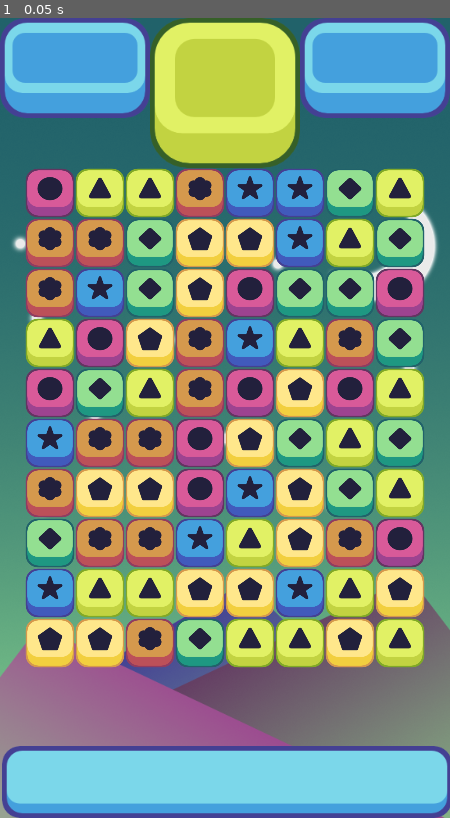
Above: before the commit, frame 1.
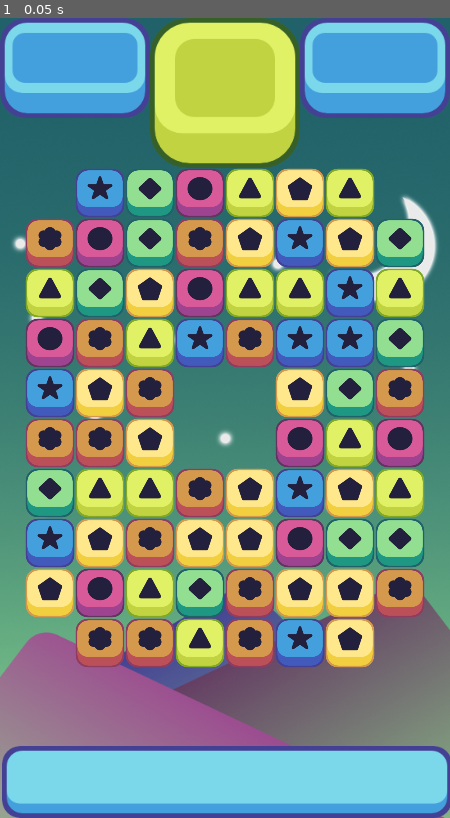
Above: after the commit, the same moment.

Repository: BrunoM24/Match-3
Game: Godot game, scene res://src/GameWindow.tscn
Two runs of this game, one before a commit and one after it. Both use one fixed random seed, a clock stepped at 60 frames per second and the inputs below. The project has no main scene, so this scene is started directly.
Inputs:
- Up to frame 1 (0.05 s): no input

The runs differ from the first frame. In frame 1, 37% of the frame differs, in the area x 5-95%, y 18-82%.

Commit message:
Implemented the possibility to have Empty Spaces on the Board - Part 17

Diff:
--- a/src/GameWindow.tscn
+++ b/src/GameWindow.tscn
@@ -48,6 +48,7 @@
 y_start = 800
 offset = 64
 y_offset = 2
+empty_spaces = PoolVector2Array( 0, 0, 7, 0, 0, 9, 7, 9, 3, 4, 4, 4, 3, 5, 4, 5 )
 
 [node name="DestroyTimer" type="Timer" parent="."]
 wait_time = 0.5
--- a/src/Grid.gd
+++ b/src/Grid.gd
@@ -7,6 +7,9 @@
 export (int) var y_start
 export (int) var offset
 export (int) var y_offset
+
+# Obstacle props
+export (PoolVector2Array) var empty_spaces
 
 var pieces = []
 
@@ -60,14 +63,19 @@
 
 
 func spawn_pieces():
-	for i in width:
-		for j in height:
+	for col in width:
+		for row in height:
+			if restricted_movement(Vector2(col, row)):
+				continue
+
 			var piece = possible_pieces[randi() % possible_pieces.size() - 1].instance()
-			while(match_at(i, j, piece.color)):
+
+			while(match_at(col, row, piece.color)):
 				piece = possible_pieces[randi() % possible_pieces.size() - 1].instance()
-			piece.position = grid_to_pixel(i, j)
+
+			piece.position = grid_to_pixel(col, row)
 			add_child(piece)
-			pieces[i][j] = piece
+			pieces[col][row] = piece
 
 
 func match_at(column, row, color) -> bool:
@@ -213,7 +221,7 @@
 func collapse_collumns():
 	for col in width:
 		for row in height:
-			if pieces[col][row] == null:
+			if pieces[col][row] == null && not restricted_movement(Vector2(col, row)):
 				for i in range(row + 1, height):
 					if pieces[col][i] != null:
 						pieces[col][i].move(grid_to_pixel(col, row))
@@ -227,7 +235,7 @@
 func refill_collumns():
 	for col in width:
 		for row in height:
-			if pieces[col][row] == null:
+			if pieces[col][row] == null && not restricted_movement(Vector2(col, row)):
 				var piece = possible_pieces[randi() % possible_pieces.size() - 1].instance()
 
 				while(match_at(col, row, piece.color)):
@@ -254,6 +262,15 @@
 	move_checked = false
 
 
+func restricted_movement(place: Vector2) -> bool:
+	#check the empty pieces
+	for i in empty_spaces.size():
+		if empty_spaces[i] == place:
+			return true
+
+	return false
+
+
 func _on_DestroyTimer_timeout():
 	destroy_matches()
 
